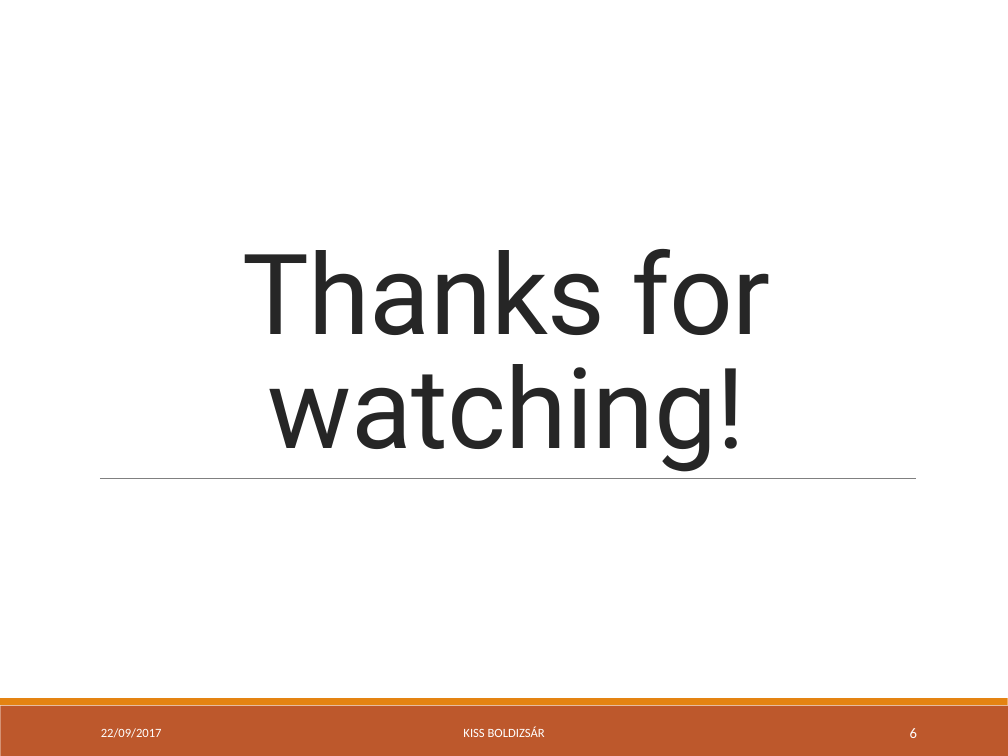
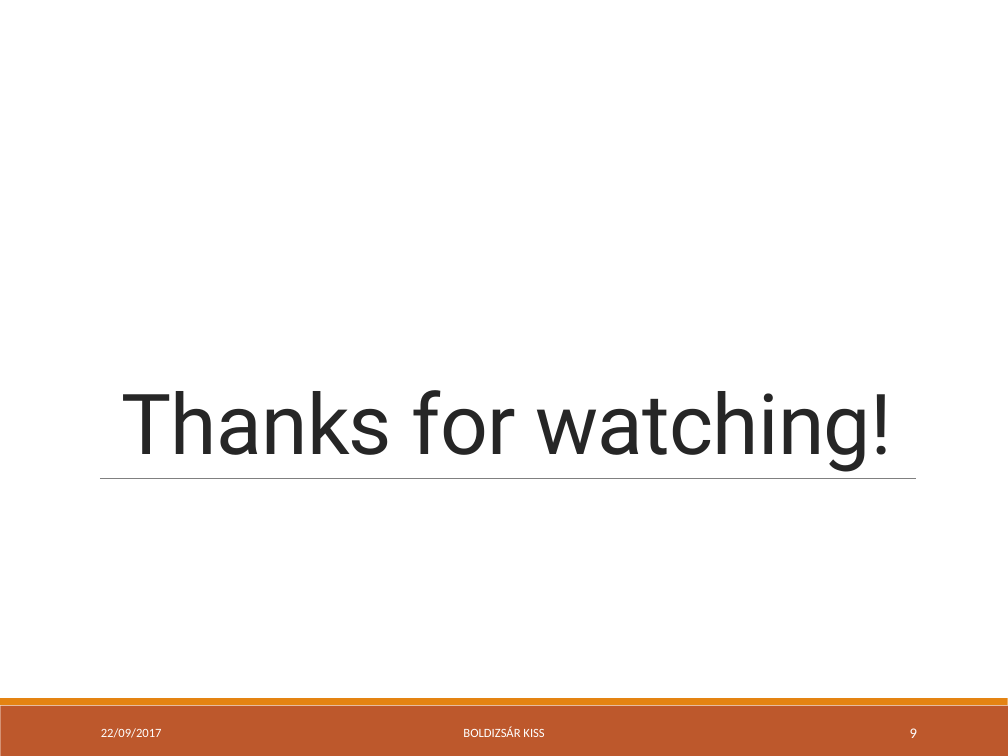
Before and after one commit to green-fox-academy/bpo106, a slide deck: slide 9 of week03/day05/demo/ppt-w03.pptx (slide 6 before the commit). Drawn at 1008x756 pixels with LibreOffice and Linux fonts; fonts in the diff are those of the drawing. Boxes give left, top, right and bottom in pixels: in the first picture for what was removed or moved away, otherwise in the second. Text is boxed around its words. In the diff, an @@ line names an element or a change of style, - is before the commit and + after.

```diff
--- a/week03/day05/demo/ppt-w03.pptx
+++ b/week03/day05/demo/ppt-w03.pptx
@@ title "Thanks for watching!" at box(121, 390, 891, 472): size 80 to 60 pt @@
@@ text at box(463, 726, 544, 737): text changed @@
-KISS BOLDIZSÁR
+BOLDIZSÁR KISS
@@ page number at box(910, 728, 917, 738): text changed @@
-6
+9
```
Also in this commit, not shown: 5 other slides changed, 3 slides added.
